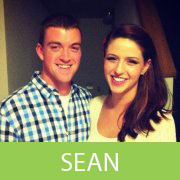
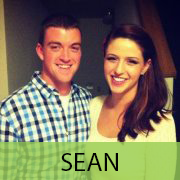
Before/after of a w=180, h=180 layered artwork. What changed in the layer stack:
painted on "SEAN" over [61, 153, 118, 171]
"Rectangle 1": opacity 100% → 80% over [0, 142, 180, 180]
